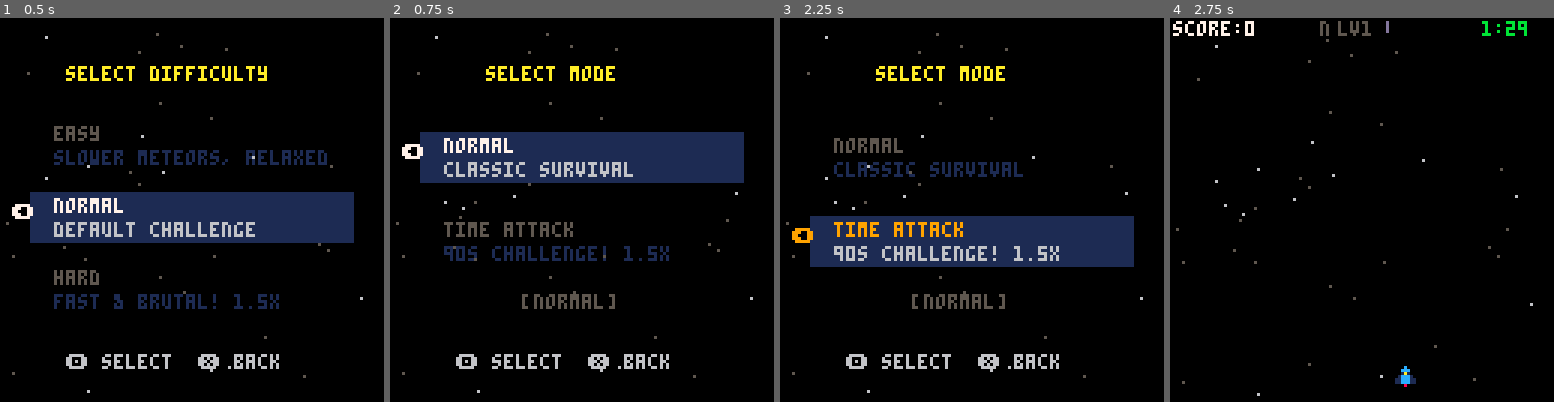
Above: before the commit, frames 1-4 (left to right).
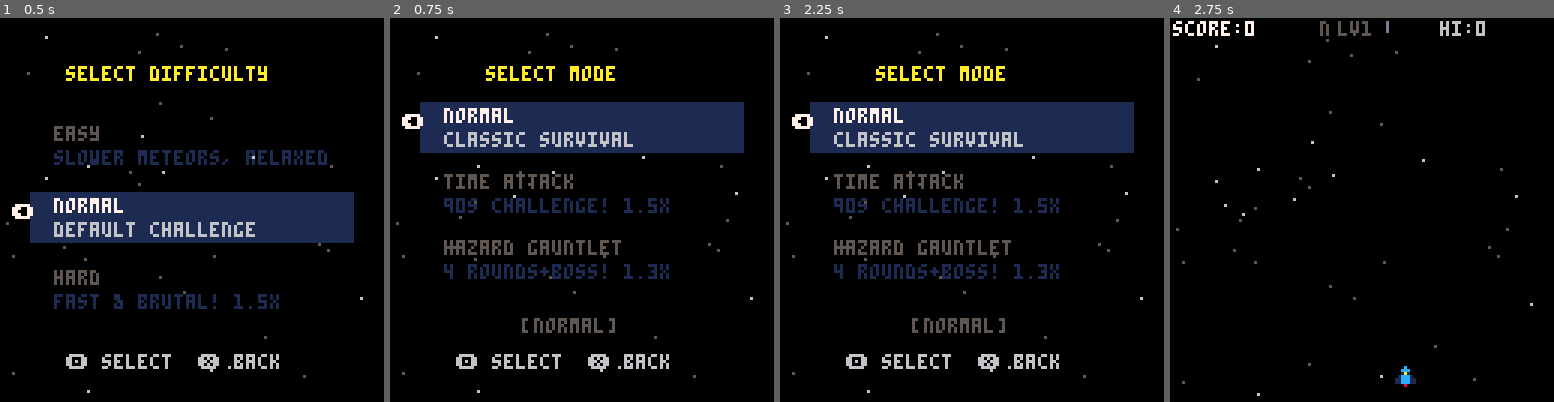
Above: after the commit, the same moments.

Repository: jeffcampbell/game-a-day
Game: PICO-8 cartridge games/2026-03-04/game.p8
The game is run twice, just before and just after one commit, with the same random seed, the same clock (stepped at 60 frames per second) and the same inputs.
Inputs:
- Up to frame 1 (0.5 s): tap X (X key) at 0.33 s
- Up to frame 2 (0.75 s): tap O (Z key) at 0.7 s
- Up to frame 3 (2.25 s): tap X (X key) at 1.07, 1.85 s; hold Right 1.6-2.1 s; tap O (Z key) at 1.7, 2.1 s; hold Up from 2.15 s (still down)
- Up to frame 4 (2.75 s): release Up at 2.42 s; hold Right from 2.47 s (still down); tap O (Z key) at 2.5 s

Frame 1 is identical in both runs. In frame 2, 19% of the frame differs, in the area x 3-93%, y 21-83%; in frame 3, 26%; in frame 4, 0.4%.

Commit message:
Add Hazard Gauntlet mode with 4 sequential hazard rounds and final boss to Meteor Dodge
- New "Hazard Gauntlet" mode: 3rd option in mode select
- 4 themed rounds (Radioactive→Ice→Magnetic→Corrupted), each 60-90s
- Transition screens between rounds showing hazard name and effect
- Final boss wave after round 4 with gauntlet victory screen
- 1.3x score multiplier for gauntlet difficulty incentive
- 3 new achievements: Gauntlet Master, Hazard Scientist, Gauntlet Victor
- [G] prefix on leaderboard entries for gauntlet scores
- Gauntlet-specific game over screen showing round reached
- Token count: 6718/8192

Co-Authored-By: Claude Opus 4.6 <noreply@anthropic.com>

Diff:
--- a/games/2026-03-04/game.p8
+++ b/games/2026-03-04/game.p8
@@ -91,7 +91,8 @@
  "speed demon","legendary",
  "time master","flawless 90s",
  "rad dodger","ice rider",
- "magnet ace","chaos surfer"
+ "magnet ace","chaos surfer",
+ "glt master","hz scientist","glt victor"
 }
 boss_waves=0
 nm_count=0
@@ -105,9 +106,20 @@
 ta_time=0
 ta_nodmg=true
 mode_sel=1
+-- gauntlet mode
+is_gauntlet=false
+g_round=0
+g_timer=0
+g_trans=0
+g_nodmg=true
+g_won=false
+g_rnames={"radioactive","ice","magnetic","corrupted"}
+g_rdesc={"fuel drain","rot. slow","attract pull","fast move"}
+g_rcols={9,12,8,3}
 -- leaderboard (top 5)
 lb_scores={}
 lb_names={}
+lb_gflag={}
 -- name entry state
 ne_pos=1
 ne_chars={1,1,1}
@@ -126,6 +138,8 @@
 function load_lb()
  lb_scores={}
  lb_names={}
+ lb_gflag={}
+ local gf=flr(dget(29))
  for i=1,5 do
   local s=dget(11+i*2)
   local n=dget(12+i*2)
@@ -136,9 +150,11 @@
    add(lb_scores,0)
    add(lb_names,"---")
   end
+  add(lb_gflag,band(gf,shl(1,i-1))>0)
  end
 end
 function save_lb()
+ local gf=0
  for i=1,5 do
   dset(11+i*2,lb_scores[i])
   dset(12+i*2,lb_names[i]=="---" and 0 or pack_name({
@@ -146,7 +162,9 @@
    ord(sub(lb_names[i],2,2))-65,
    ord(sub(lb_names[i],3,3))-65
   }))
- end
+  if lb_gflag[i] then gf=bor(gf,shl(1,i-1)) end
+ end
+ dset(29,gf)
 end
 function lb_rank(s)
  for i=1,5 do
@@ -160,6 +178,9 @@
  hiscore=dget(0)
  for i=1,16 do
   achv[i]=dget(i)>0
+ end
+ for i=17,19 do
+  achv[i]=dget(i+6)>0
  end
  load_lb()
  for i=1,40 do
@@ -200,7 +221,8 @@
  end
  -- mini leaderboard on menu
  if lb_scores[1]>0 then
-  print(lb_names[1].." "..lb_scores[1],36,112,9)
+  local mp=lb_gflag[1] and "[g]" or ""
+  print(mp..lb_names[1].." "..lb_scores[1],36,112,9)
  elseif hiscore>0 then
   print("hi-score: "..hiscore,34,112,9)
  end
@@ -247,10 +269,13 @@
 
 -- mode select state
 function update_modesel()
- if btnp(2) or btnp(3) then mode_sel=3-mode_sel end
+ if btnp(2) then mode_sel=max(1,mode_sel-1) end
+ if btnp(3) then mode_sel=min(3,mode_sel+1) end
  if btnp(4) then
   is_ta=mode_sel==2
-  _log("mode:"..(is_ta and "time_attack" or "normal"))
+  is_gauntlet=mode_sel==3
+  local mname=is_ta and "time_attack" or (is_gauntlet and "gauntlet" or "normal")
+  _log("mode:"..mname)
   start_game()
  end
  if btnp(5) then
@@ -265,10 +290,11 @@
  print("select mode",32,16,10)
  local opts={
   {"normal","classic survival",7},
-  {"time attack","90s challenge! 1.5x",9}
+  {"time attack","90s challenge! 1.5x",9},
+  {"hazard gauntlet","4 rounds+boss! 1.3x",8}
  }
- for i=1,2 do
-  local y=40+(i-1)*28
+ for i=1,3 do
+  local y=30+(i-1)*22
   local sel=i==mode_sel
   local col=sel and opts[i][3] or 5
   if sel then
@@ -278,7 +304,7 @@
   print(opts[i][1],18,y,col)
   print(opts[i][2],18,y+8,sel and 6 or 1)
  end
- print("["..diff_names[diff_sel].."]",44,92,5)
+ print("["..diff_names[diff_sel].."]",44,100,5)
  print("\142 select  \151 back",22,112,6)
 end
 
@@ -347,14 +373,23 @@
  ta_time=is_ta and 2700 or 0
  ta_nodmg=true
  if is_ta then score_mult*=1.5 end
+ -- gauntlet setup
+ g_round=is_gauntlet and 1 or 0
+ g_timer=0
+ g_trans=0
+ g_nodmg=true
+ g_won=false
+ if is_gauntlet then score_mult*=1.3 end
  _log("state:play")
  if is_ta then _log("time_attack:start") end
+ if is_gauntlet then _log("gauntlet:start round=1") end
 end
 
 function check_achv(id)
  if achv[id] then return end
  achv[id]=true
- dset(id,1)
+ local slot=id>=17 and id+6 or id
+ dset(slot,1)
  achv_flash=45
  achv_flash_txt=achv_names[id]
  run_achv+=1
@@ -364,6 +399,26 @@
 
 -- play state
 function update_play()
+ -- gauntlet transition pause
+ if is_gauntlet and g_trans>0 then
+  g_trans-=1
+  update_particles()
+  for s in all(stars) do
+   s.y+=s.spd*0.5
+   if s.y>128 then s.y=0 s.x=rnd(128) end
+  end
+  if g_trans<=0 then
+   g_round+=1
+   g_timer=0
+   if g_round>=5 then
+    trigger_boss_wave()
+    _log("gauntlet_boss_start")
+   end
+   _log("gauntlet_round:"..g_round)
+  end
+  anim_t+=1
+  return
+ end
  local inp=test_input()
  -- ship movement (ice hazard slows by 50%)
  local mspd=ice_slow>0 and 1.25 or 2.5
@@ -396,6 +451,17 @@
   end
  end
 
+ -- gauntlet round timer
+ if is_gauntlet and g_round>=1 and g_round<=4 then
+  g_timer+=1
+  local rdur=diff_sel==1 and 2700 or (diff_sel==3 and 1800 or 2250)
+  if g_timer>=rdur then
+   if g_round==2 then check_achv(18) end
+   g_trans=60
+   _log("gauntlet_round_done:"..g_round)
+  end
+ end
+
  -- difficulty ramp
  diff_timer+=1
  if diff_timer>=180 then
@@ -455,6 +521,15 @@
    boss_waves+=1
    if boss_waves>=5 then check_achv(5) end
    _log("boss_survived:"..boss_waves)
+   -- gauntlet victory
+   if is_gauntlet and g_round>=5 then
+    check_achv(19)
+    if g_nodmg then check_achv(17) end
+    g_won=true
+    _log("gauntlet_complete")
+    game_over()
+    return
+   end
   end
  end
  if boss_flash>0 then boss_flash-=1 end
@@ -582,6 +657,7 @@
     sfx(4)
     dodge_combo=0
     ta_nodmg=false
+    g_nodmg=false
     _log("shield_absorb:remaining="..shield_count)
     _log("combo_reset:shield")
     for i=1,8 do
@@ -701,7 +777,10 @@
  local sz=6+flr(rnd(4))
  -- hazard type selection based on difficulty
  local ht=0
- if diff_level>=2 then
+ -- gauntlet: force hazard type per round
+ if is_gauntlet and g_round>=1 and g_round<=4 then
+  ht=g_round
+ elseif diff_level>=2 then
   local r=rnd()
   if diff_level>=5 and r<0.12 then ht=4
   elseif diff_level>=4 and r<0.2 then ht=3
@@ -823,6 +902,9 @@
 end
 
 function game_over()
+ if is_gauntlet and not g_won then
+  _log("gauntlet_failed:round="..g_round)
+ end
  _log("final_score:"..score)
 
  if score>hiscore then
@@ -1012,6 +1094,20 @@
   print("2x",31,ty,10)
  end
 
+ -- gauntlet round indicator
+ if is_gauntlet then
+  local rn=g_round<=4 and g_round or 5
+  local rtxt=rn<=4 and "r"..rn..":"..g_rnames[rn] or "boss!"
+  local rc=rn<=4 and g_rcols[rn] or 8
+  print(rtxt,1,122,rc)
+  if rn<=4 then
+   local rdur=diff_sel==1 and 2700 or (diff_sel==3 and 1800 or 2250)
+   local pct=min(g_timer/rdur,1)
+   rectfill(1,118,1+pct*40,120,rc)
+   rect(1,118,41,120,5)
+  end
+ end
+
  -- near-miss feedback
  if nm_flash>0 then
   local col=nm_streak>=3 and 10 or 9
@@ -1063,6 +1159,26 @@
   print("\135 "..achv_flash_txt.." \135",
    64-#achv_flash_txt*2-4,ay,ac)
  end
+
+ -- gauntlet transition overlay
+ if is_gauntlet and g_trans>0 then
+  rectfill(10,30,117,98,0)
+  rect(10,30,117,98,5)
+  if g_round<4 then
+   local nr=g_round+1
+   print("round "..nr,44,38,7)
+   print(g_rnames[nr],44,50,g_rcols[nr])
+   print(g_rdesc[nr],36,62,6)
+   print("get ready!",40,78,
+    anim_t%8<4 and 7 or 5)
+  else
+   print("final boss!",36,46,8)
+   print("survive the onslaught!",14,62,9)
+   if anim_t%6<3 then
+    rect(12,32,115,96,8)
+   end
+  end
+ end
 end
 
 -- draw power-up items
@@ -1102,9 +1218,11 @@
   for i=5,ne_rank+1,-1 do
    lb_scores[i]=lb_scores[i-1]
    lb_names[i]=lb_names[i-1]
+   lb_gflag[i]=lb_gflag[i-1]
   end
   lb_scores[ne_rank]=score+10 -- 10 bonus pts for entering name
   lb_names[ne_rank]=name
+  lb_gflag[ne_rank]=is_gauntlet
   score+=10
   if score>hiscore then
    hiscore=score
@@ -1161,7 +1279,8 @@
  local ly=94
  for i=1,3 do
   local c=lb_scores[i]>0 and 6 or 1
-  print(i..". "..lb_names[i].." "..lb_scores[i],32,ly,c)
+  local pfx=lb_gflag[i] and "[g]" or ""
+  print(i..". "..pfx..lb_names[i].." "..lb_scores[i],28,ly,c)
   ly+=7
  end
  print("\139\145 select  \131\132 letter",10,120,5)
@@ -1218,8 +1337,16 @@
 
  if is_ta then
   print("time attack",36,17,9)
- end
- print("game over",40,24,8)
+ elseif is_gauntlet then
+  if g_won then
+   print("gauntlet complete!",18,17,11)
+  else
+   local rtxt=g_round<=4 and "round "..g_round or "boss"
+   print("fell at "..rtxt,30,17,8)
+  end
+ end
+ print(g_won and "victory!" or "game over",
+  g_won and 42 or 40,24,g_won and 11 or 8)
  print("score: "..score,42,36,7)
  print("hi-score: "..hiscore,34,44,
   score>=hiscore and 10 or 6)
@@ -1232,7 +1359,8 @@
 
  -- stats
  local dtxt="["..diff_names[diff_sel].."]"
- if is_ta then dtxt=dtxt.." ta" end
+ if is_ta then dtxt=dtxt.." ta"
+ elseif is_gauntlet then dtxt=dtxt.." glt" end
  print(dtxt,44,52,5)
  local secs=flr(time_alive/30)
  print("survived:"..secs.."s lv:"..diff_level,22,59,5)
@@ -1257,7 +1385,8 @@
  for i=1,5 do
   if lb_scores[i]>0 then
    local c=ne_rank==i and 10 or 6
-   print(i..". "..lb_names[i].." "..lb_scores[i],32,ly,c)
+   local pfx=lb_gflag[i] and "[g]" or ""
+   print(i..". "..pfx..lb_names[i].." "..lb_scores[i],28,ly,c)
   else
    print(i..". ---",32,ly,1)
   end
Not shown, changed: games/2026-03-04/game.js
